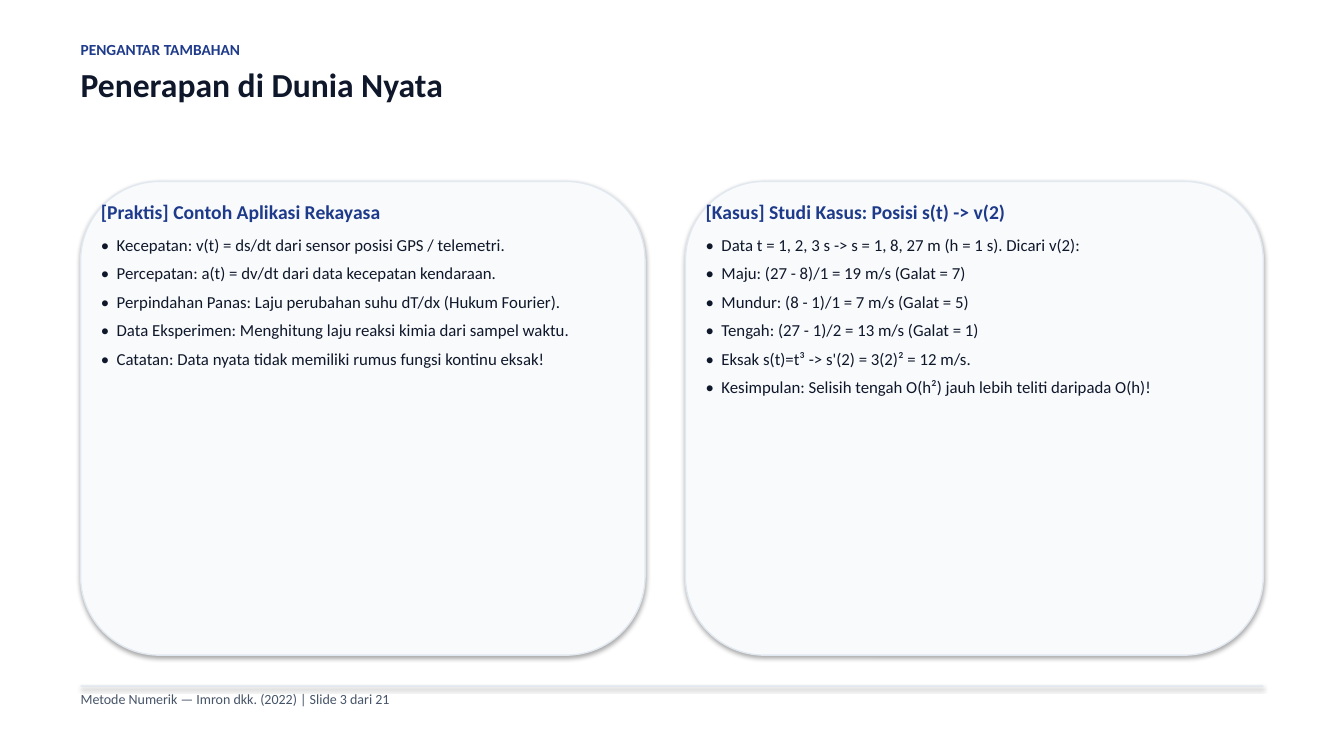
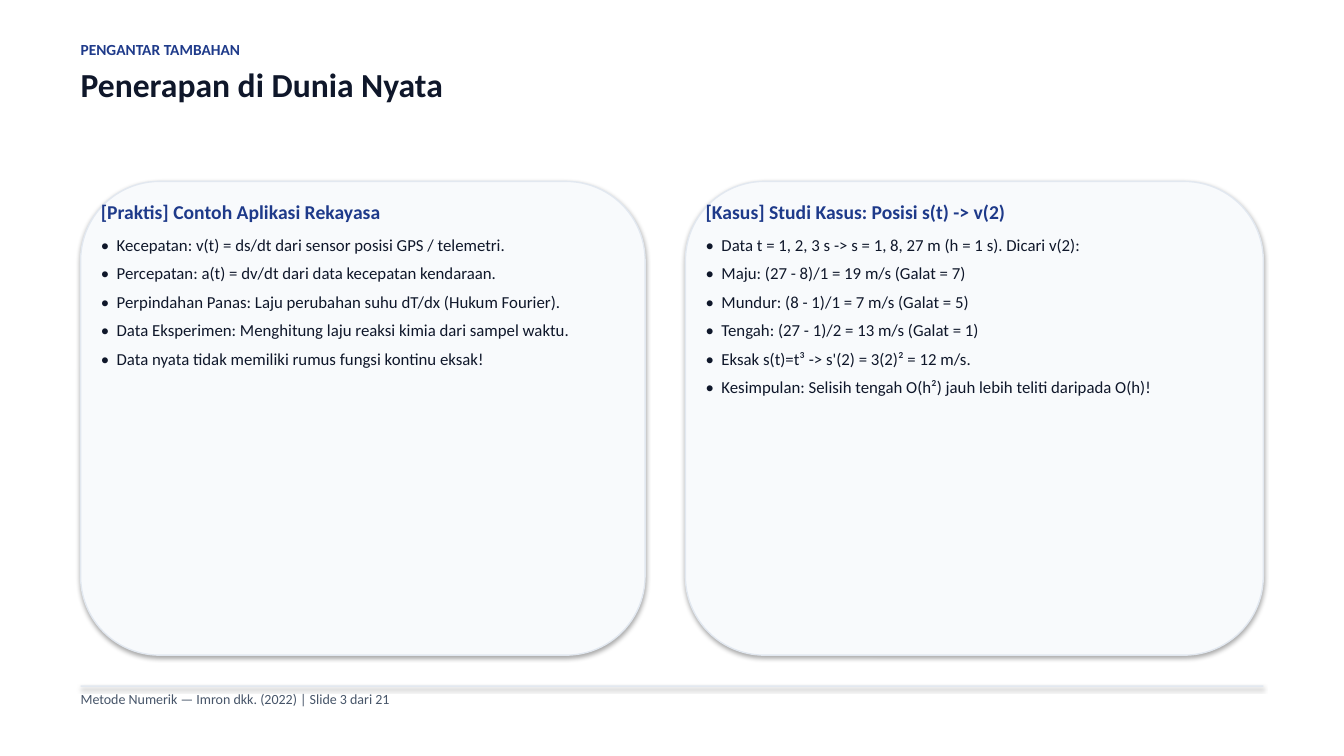
Before and after one commit to Moreyartea/Diferensiasi-Numerik, a slide deck: slide 3 of Diferensiasi_Numerik.pptx. Drawn at 1344x756 pixels with LibreOffice and Linux fonts; fonts in the diff are those of the drawing. Boxes give left, top, right and bottom in pixels: in the first picture for what was removed or moved away, otherwise in the second. Text is boxed around its words. In the diff, an @@ line names an element or a change of style, - is before the commit and + after.

```diff
--- a/Diferensiasi_Numerik.pptx
+++ b/Diferensiasi_Numerik.pptx
@@ text at [117,353,483,368]: text changed @@
-• Catatan: Data nyata tidak memiliki rumus fungsi kontinu eksak!
+• Data nyata tidak memiliki rumus fungsi kontinu eksak!
```
Also in this commit, not shown: 10 other slides changed, 4 other files.
